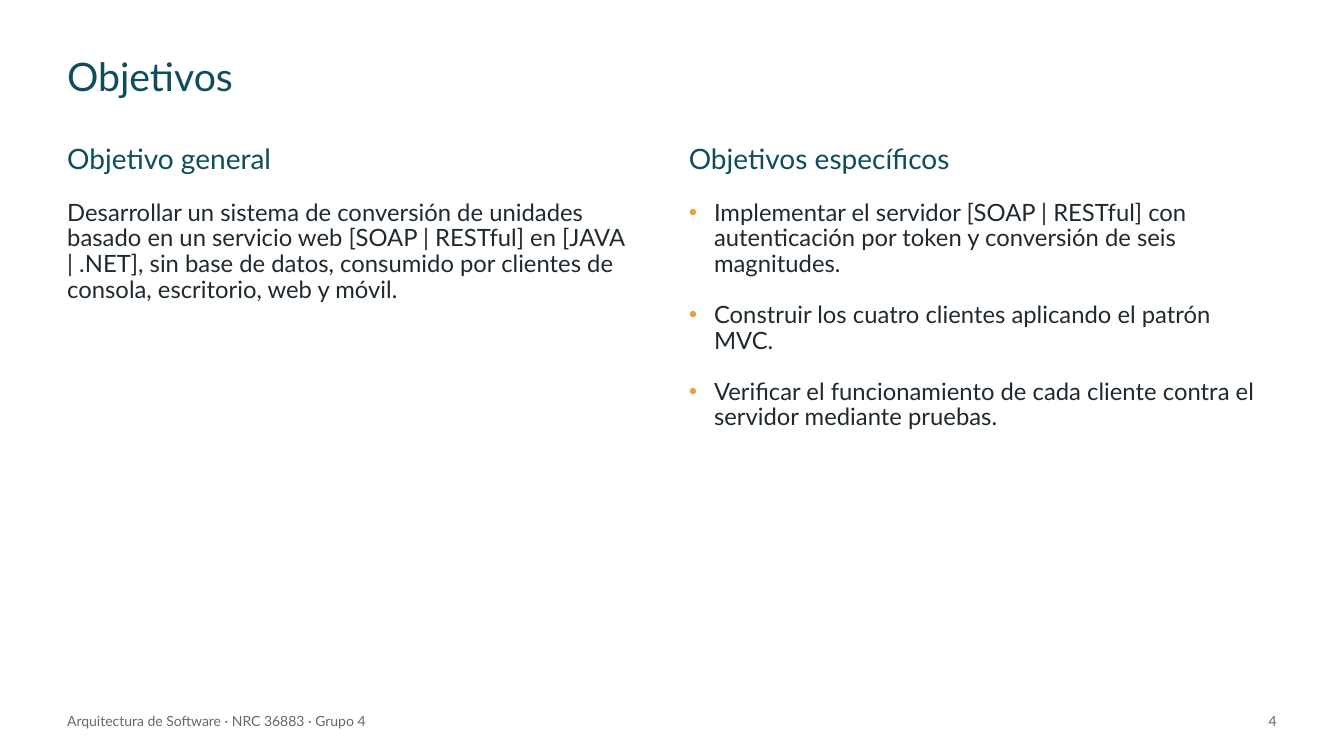
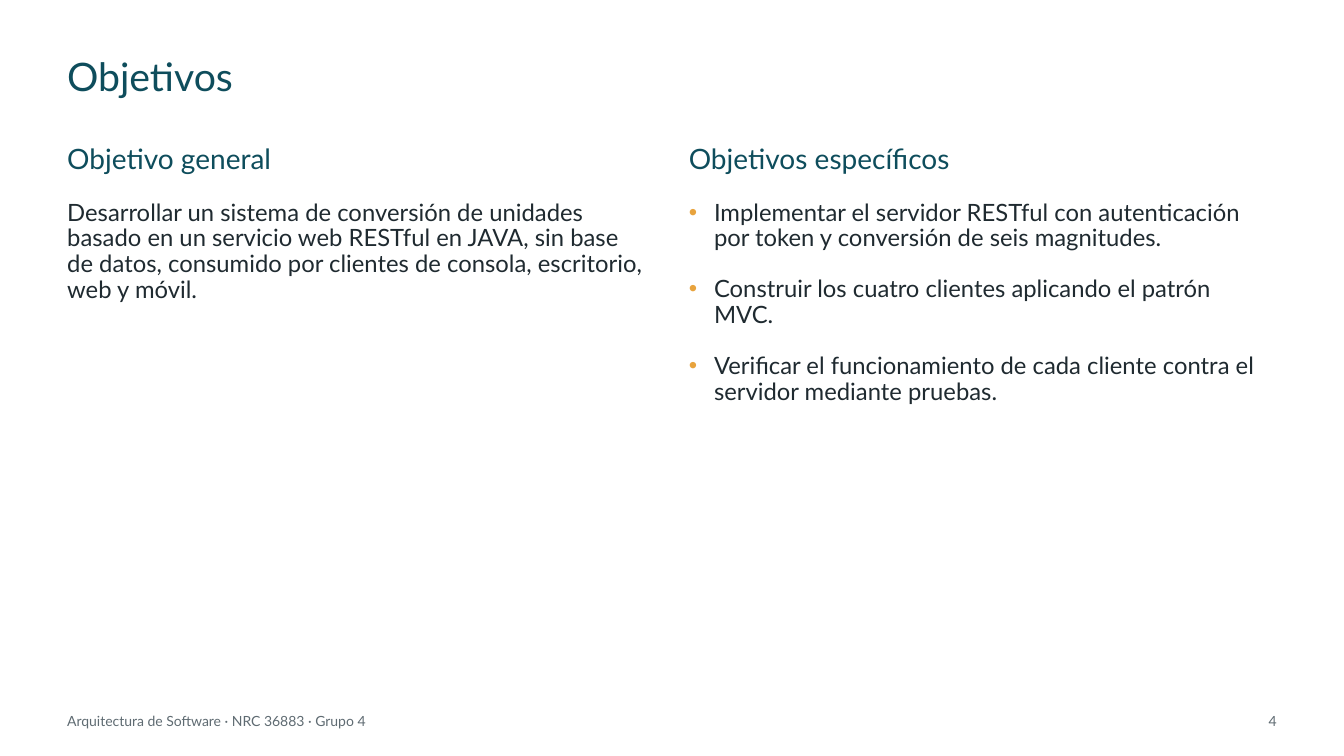
Before and after one commit to IMarcusDev/TI.1.3.-PAO202651_RESTFUL_JAVA_SINBDD_NRC_36883_GR04, a slide deck: slide 4 of 05. DOCUMENTACION/PRESENTACION TI.1.3. RESTFUL sin BDD en JAVA GR4.pptx. Drawn at 1344x756 pixels with LibreOffice and Linux fonts; fonts in the diff are those of the drawing. Boxes give left, top, right and bottom in pixels: in the first picture for what was removed or moved away, otherwise in the second. Text is boxed around its words. In the diff, an @@ line names an element or a change of style, - is before the commit and + after.

```diff
--- a/05. DOCUMENTACION/PRESENTACION TI.1.3. RESTFUL sin BDD en JAVA GR4.pptx
+++ b/05. DOCUMENTACION/PRESENTACION TI.1.3. RESTFUL sin BDD en JAVA GR4.pptx
@@ text at [67, 203, 642, 302]: text changed @@
-Desarrollar un sistema de conversión de unidades basado en un servicio web [SOAP | RESTful] en [JAVA | .NET], sin base de datos, consumido por clientes de consola, escritorio, web y móvil.
+Desarrollar un sistema de conversión de unidades basado en un servicio web RESTful en JAVA, sin base de datos, consumido por clientes de consola, escritorio, web y móvil.
@@ text at [714, 203, 1239, 251]: text changed @@
-• Implementar el servidor [SOAP | RESTful] con autenticación por token y conversión de seis magnitudes.
+• Implementar el servidor RESTful con autenticación por token y conversión de seis magnitudes.
```
Also in this commit, not shown: 27 other slides changed.
